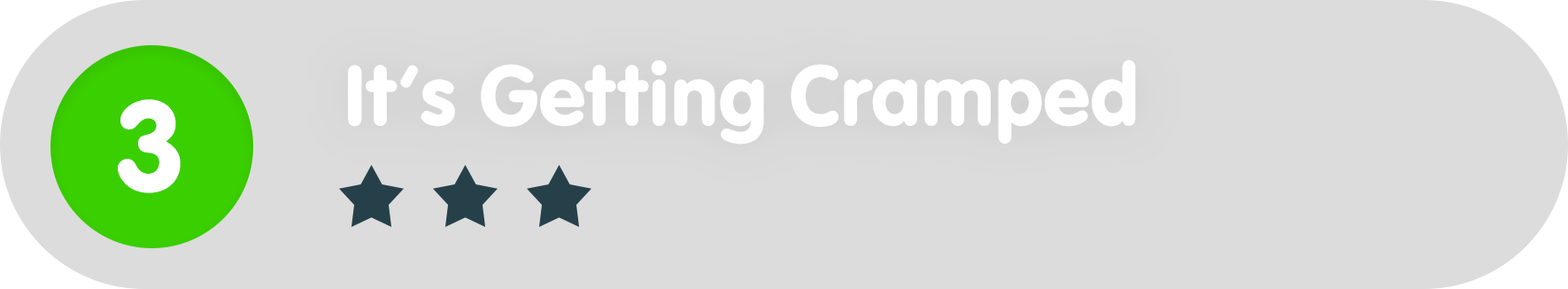
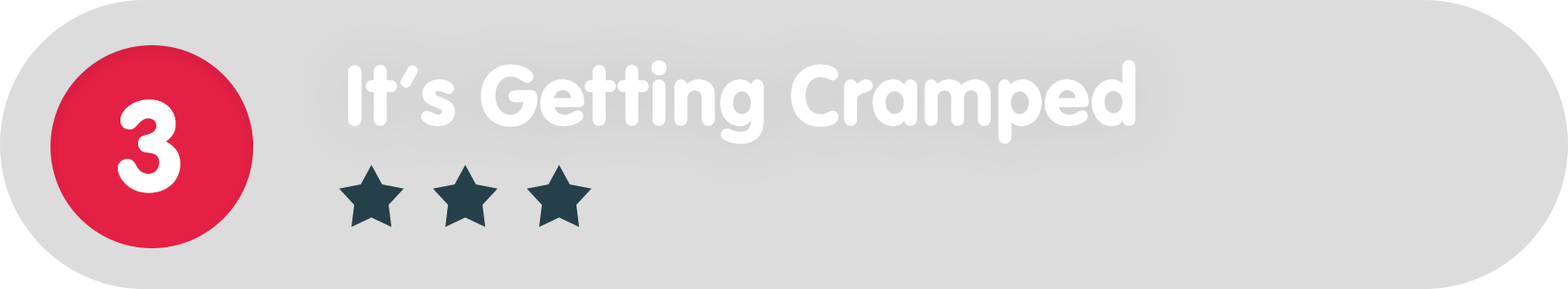
The second 1568 × 289 image is a revision of the first. Changes to its layers:
painted on "Ellipse_green" over (50, 45, 254, 248)
